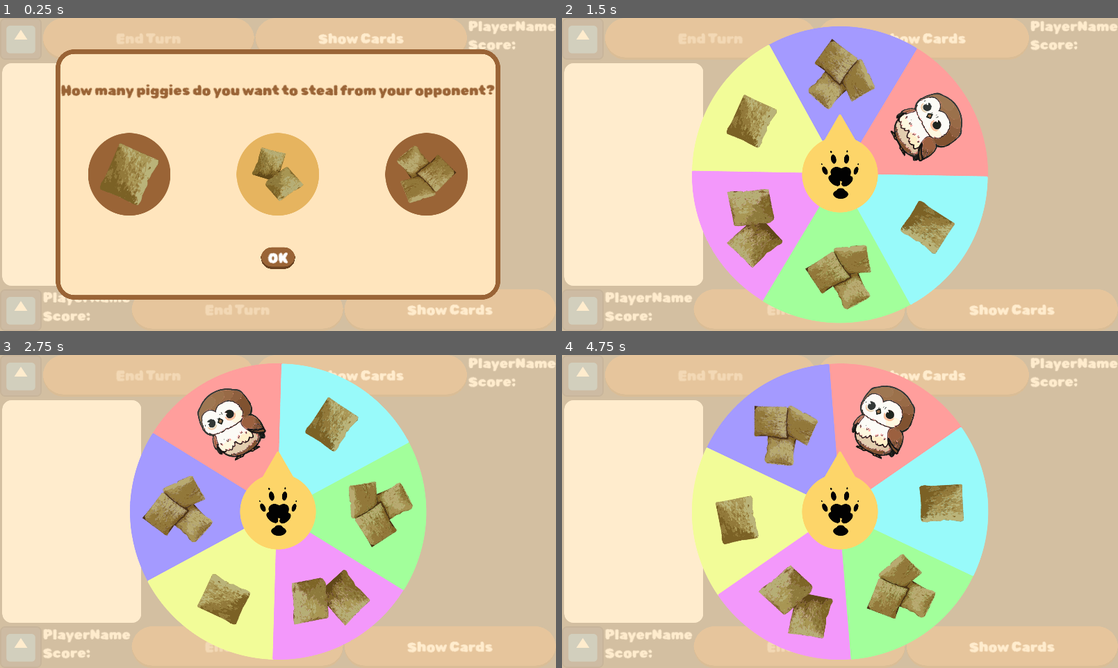
Above: before the commit, frames 1-4 (two rows, left to right).
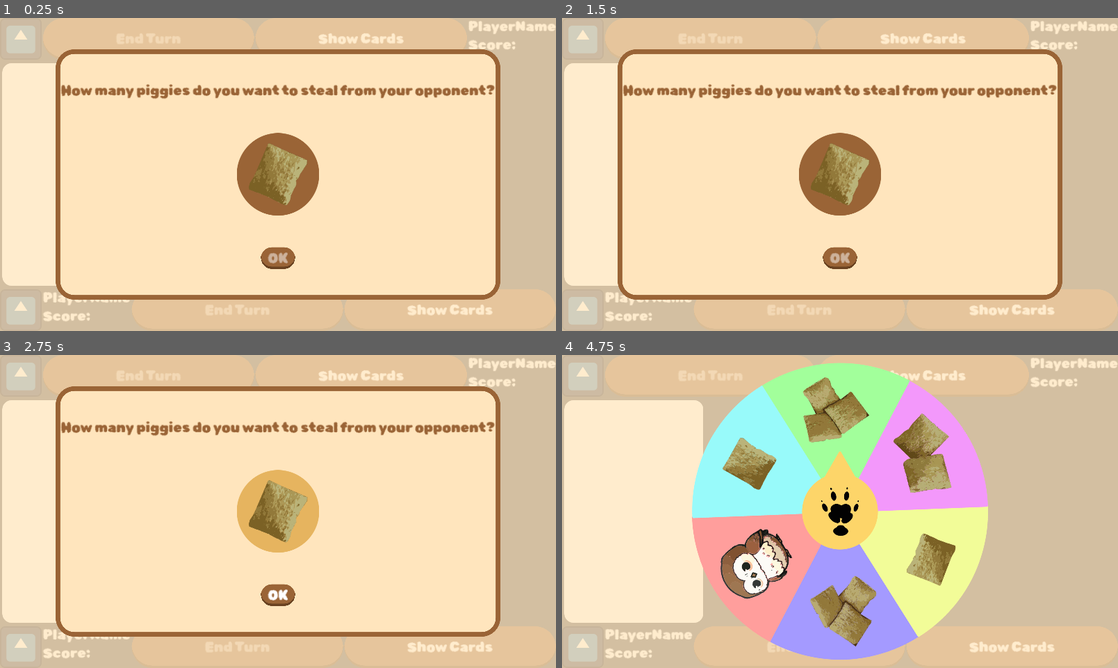
Above: after the commit, the same moments.

Repository: ElQDuck/guinea-piggies
Game: Godot game, scene res://scenes/game.tscn
Two runs of this game, one before a commit and one after it. Both use one fixed random seed, a clock stepped at 60 frames per second and the inputs below. This scene is started directly instead of the project's main scene. The engine's default icon, where the game draws it, is replaced by a stand-in: a white triangle on a blue panel in a dark square.
Inputs (mouse positions are in pixels of both pictures, inside the frame that each line leads up to):
- Up to frame 1 (0.25 s): no input
- Up to frame 2 (1.5 s): click (840, 259) at 0.5 s, where only the run before the commit has a clickable "OK"; click "Show Cards" at 1.25 s
- Up to frame 3 (2.75 s): click (72, 511) at 2 s
- Up to frame 4 (4.75 s): click (840, 596) at 2.75 s, where only the run after the commit has a clickable "OK"; click "Show Cards" at 3.5 s; click (634, 511) at 4.25 s

The runs differ from the first frame. In frame 1, 8.9% of the frame differs, in the area x 15-85%, y 36-79%; in frame 2, 57%; in frame 3, 57%, in the area x 10-90%, y 2-98%; in frame 4, 37%.
Error in both runs: Invalid access to property or key 'primary' on a base object of type 'Dictionary'. (res://scripts/player.gd:44)

Commit message:
save

Diff:
--- a/scenes/dice_selection.gd
+++ b/scenes/dice_selection.gd
@@ -7,7 +7,8 @@
 @export var lofty_button_3: TextureButton
 @export var start_wheel_button: Button
 @export var fortune_wheel: Control
-var selected_lofty: int = 2
+var selected_lofty: int = 0
+var oponent_cards_count: int = 1
 
 # Called when the node enters the scene tree for the first time.
 func _ready():
@@ -19,7 +20,21 @@
 
 # Called every frame. 'delta' is the elapsed time since the previous frame.
 func _process(delta):
-	pass
+	match oponent_cards_count:
+		1:
+			lofty_button_2.set_visible(false)
+			lofty_button_3.set_visible(false)
+		2:
+			lofty_button_2.set_visible(true)
+			lofty_button_3.set_visible(false)
+		_:
+			lofty_button_2.set_visible(true)
+			lofty_button_3.set_visible(true)
+
+	if !lofty_button_1.is_pressed() and !lofty_button_2.is_pressed() and !lofty_button_3.is_pressed():
+		start_wheel_button.set_disabled(true)
+	else:
+		start_wheel_button.set_disabled(false)
 
 
 func _handle_lofty_selection(toggled_on: bool, selection: int):
--- a/scenes/game.tscn
+++ b/scenes/game.tscn
@@ -219,7 +219,6 @@
 layout_mode = 2
 size_flags_horizontal = 3
 toggle_mode = true
-button_pressed = true
 button_group = ExtResource("8_200mg")
 texture_normal = ExtResource("9_2rlq8")
 texture_pressed = ExtResource("12_3y6em")
